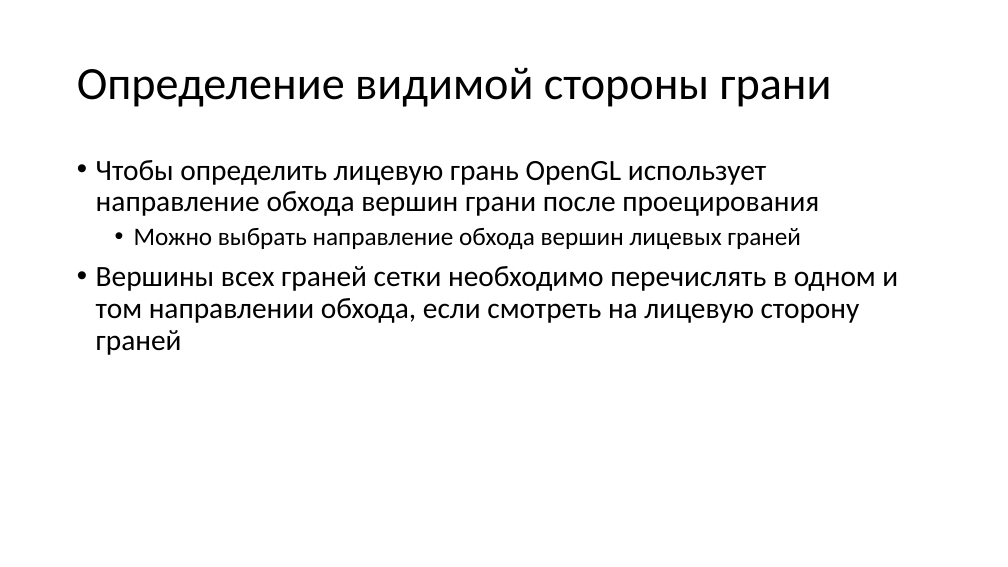
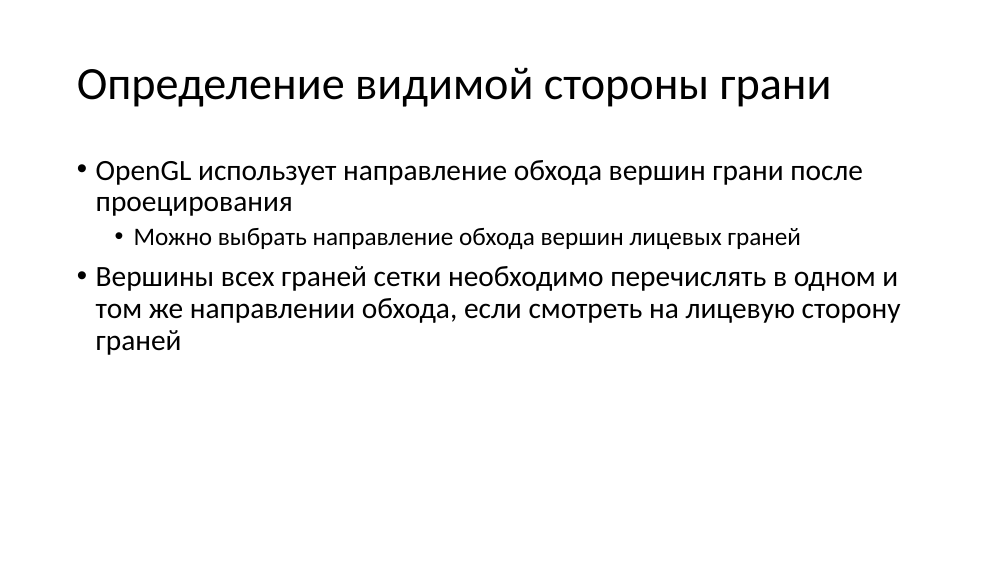
Before and after one commit to alexey-malov/cg-course, a slide deck: slide 18 of lectures/04 - Визуализация трехмерных объектов.pptx. Drawn at 1008x567 pixels with LibreOffice and Linux fonts; fonts in the diff are those of the drawing. Boxes give left, top, right and bottom in pixels: in the first picture for what was removed or moved away, otherwise in the second. Text is boxed around its words. In the diff, an @@ line names an element or a change of style, - is before the commit and + after.

```diff
--- a/lectures/04 - Визуализация трехмерных объектов.pptx
+++ b/lectures/04 - Визуализация трехмерных объектов.pptx
@@ text at (x1=96, y1=160, x2=863, y2=216): text changed @@
-• Чтобы определить лицевую грань OpenGL использует направление обхода вершин грани после проецирования
+• OpenGL использует направление обхода вершин грани после проецирования
@@ text at (x1=96, y1=266, x2=901, y2=355): text changed @@
-• Вершины всех граней сетки необходимо перечислять в одном и том направлении обхода, если смотреть на лицевую сторону граней
+• Вершины всех граней сетки необходимо перечислять в одном и том же направлении обхода, если смотреть на лицевую сторону граней
```
Also in this commit, not shown: 10 other slides changed, 1 slide added, 1 slide removed.
